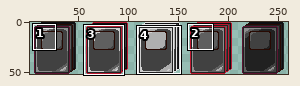
A sprite sheet gets an edit: Assets/Rogium Legend/Sprites/UI/Packs/Card Groups/spr_Asset_Card_Group_Grey.png. The first picture is a wide view before the edit; the outline marks the close-up.
Close-up. Earlier state:
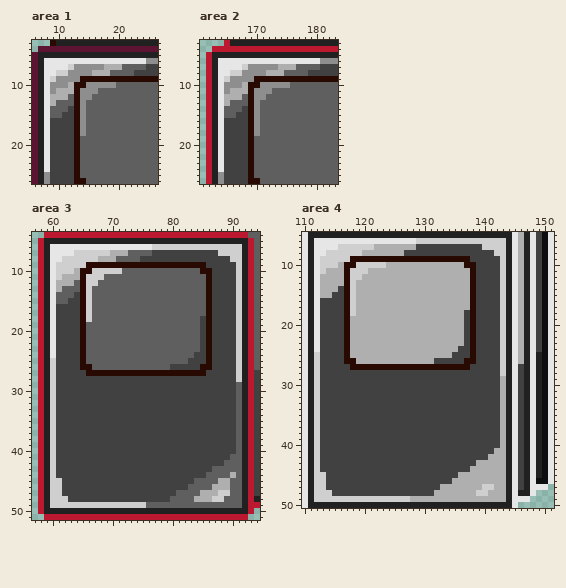
The file is 260x52 pixels. Shown: area 1: x 6..26, y 3..26; area 2: x 161..183, y 3..26; area 3: x 57..94, y 4..51; area 4: x 110..151, y 5..50. The wide view leaves out empty margins. The commit also changed other parts of the picture, which this record leaves out.
After the commit:
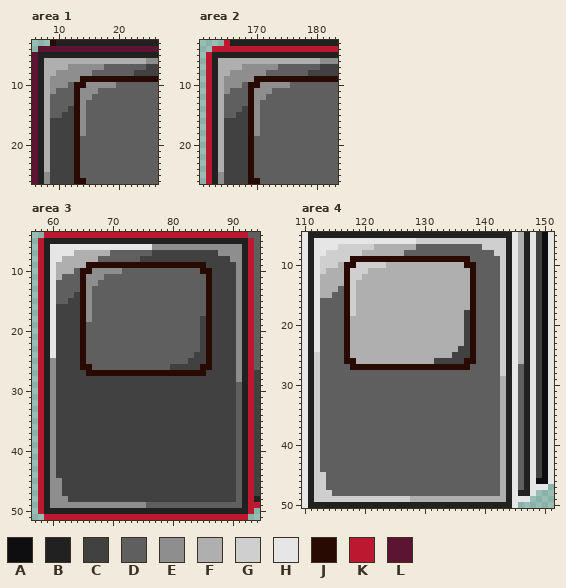
Palette (. is transparent): A #0e0e11  B #212121  C #414141  D #5f5f5f  E #8e8e8e  F #afafaf  G #cfcfcf  H #e6e6e6  J #280a03  K #bc1830  L #5c1432
From old to new:
Area 1:
Colour D replaces colour F in row 7 at x 18 to 20; in row 8 at x 16 to 18; in row 10 at x 12; in row 11 at x 10 to 12; in row 12 at x 9 to 11; in row 13 at x 9.
Colour E replaces colour G in row 7 at x 12; in row 8 at x 10 to 11; in row 9 at x 9.
Colour F replaces colour H in row 6 at x 8 to 24; in row 7 at x 8 to 11; in row 8 at x 8 to 9; in rows 9 to 24 at x 8.
Area 2:
Colour D replaces colour F in row 7 at x 174 to 176; in row 8 at x 172 to 174; in row 10 at x 168; in row 11 at x 166 to 168; in row 12 at x 165 to 167; in row 13 at x 165.
Colour E replaces colour G in row 7 at x 168; in row 8 at x 166 to 167; in row 9 at x 165.
Colour F replaces colour H in row 6 at x 164 to 180; in row 7 at x 164 to 167; in row 8 at x 164 to 165; in rows 9 to 24 at x 164.
Area 3:
Colour C replaces colour D in row 41 at x 90; in row 42 at x 89 to 90; in row 43 at x 87 to 90; in row 44 at x 86 to 89; in row 45 at x 84 to 87 and 90; in row 46 at x 83 to 86 and 90.
Colour C replaces colour D in row 47 at x 81 to 84 and 90; in row 48 at x 80 to 83 and 89 to 90.
Colour C replaces colour F in row 44 at x 90; in row 45 at x 88 to 89; in row 46 at x 87 to 89; in row 47 at x 85 to 87; in row 48 at x 84 to 86.
Colour C replaces colour G in row 47 at x 88 to 89; in row 48 at x 87 to 88.
Colour D replaces colour F in row 7 at x 70 to 72; in row 8 at x 68 to 70; in row 10 at x 64; in row 11 at x 62 to 64; in row 12 at x 61 to 63; in row 13 at x 61.
Colour E replaces colour G in row 6 at x 77 to 91; in row 7 at x 88 to 91; in row 8 at x 90 to 91; in row 9 at x 91; in row 10 at x 67 to 71 and 91; in row 11 at x 66 to 68 and 91.
Colour E replaces colour G in row 12 at x 66 to 67 and 91; in rows 13 to 18 at x 66 and 91; in rows 19 to 24 at x 91; in rows 25 to 28 at x 60 and 91; in rows 29 to 44 at x 60; in rows 45 to 47 at x 60 to 61.
Colour E replaces colour G in row 48 at x 60 to 62; in row 49 at x 60 to 75.
Colour F replaces colour G in row 7 at x 64 to 69; in row 8 at x 62 to 67; in row 9 at x 61 to 65; in row 10 at x 61 to 63; in row 11 at x 61.
Area 4:
Colour C replaces colour B in rows 25 to 45 at x 149.
Colour D replaces colour C in row 7 at x 129 to 139; in row 8 at x 127 to 141; in row 9 at x 138 to 142; in rows 10 to 13 at x 139 to 142; in row 14 at x 116 and 139 to 142; in row 15 at x 115 to 116 and 139 to 142.
Colour D replaces colour C in rows 16 to 26 at x 113 to 116 and 139 to 142; in row 27 at x 113 to 117, 138 to 142 and 146; in rows 28 to 40 at x 113 to 142 and 146; in row 41 at x 113 to 141 and 146; in row 42 at x 113 to 140 and 146; in row 43 at x 113 to 138 and 146.
Colour D replaces colour C in row 44 at x 113 to 137 and 146; in row 45 at x 114 to 135 and 146; in row 46 at x 114 to 134 and 146; in row 47 at x 114 to 132 and 146; in row 48 at x 115 to 131.
Colour D replaces colour F in row 41 at x 142; in row 42 at x 141 to 142; in row 43 at x 139 to 142; in row 44 at x 138 to 142; in row 45 at x 136 to 142; in row 46 at x 135 to 142.
Colour D replaces colour F in row 47 at x 133 to 139 and 142; in row 48 at x 132 to 138 and 141 to 142.
Colour D replaces colour G in row 47 at x 140 to 141; in row 48 at x 139 to 140.
